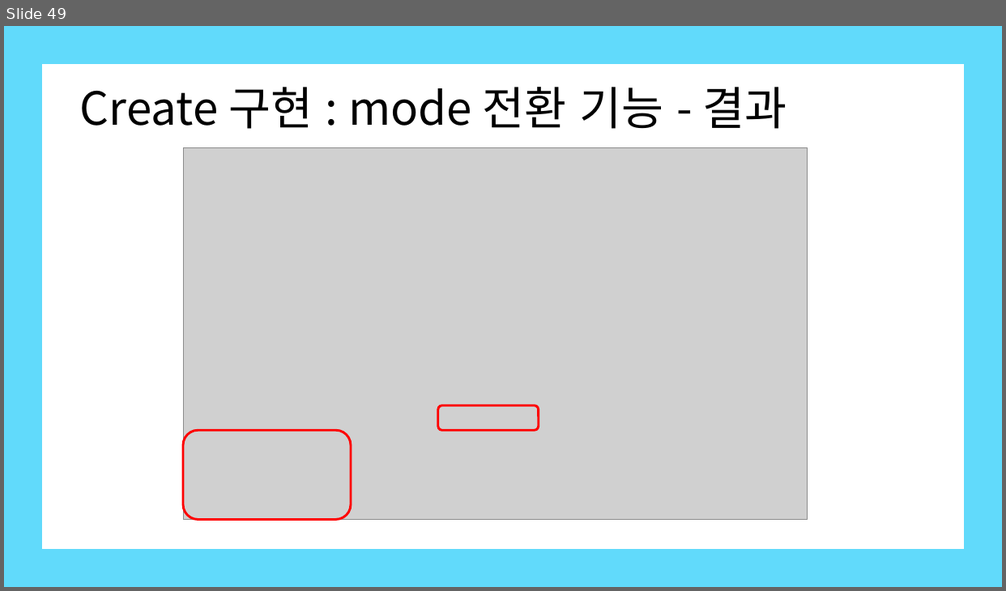
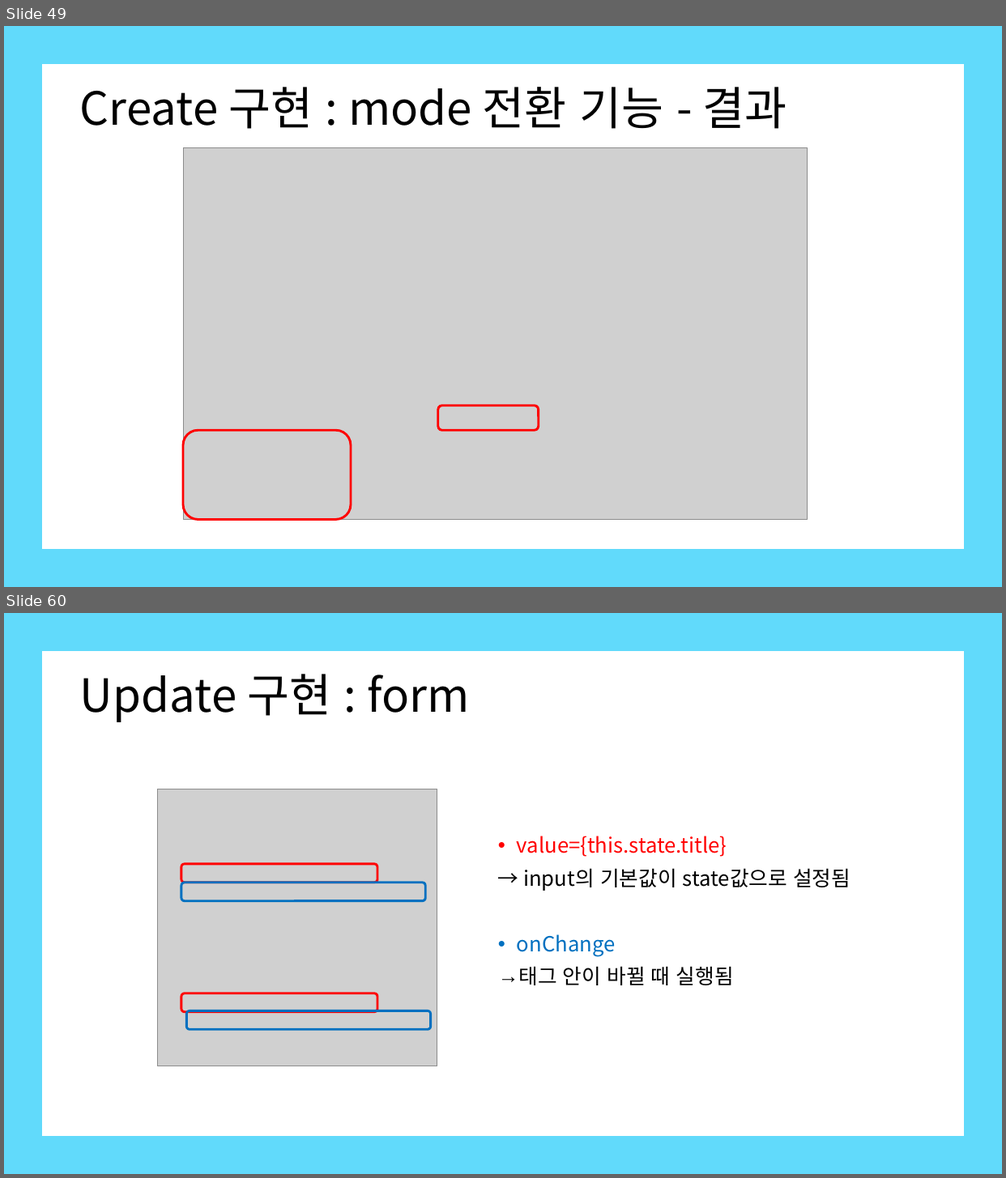
Before and after one commit to Kim-Ha-Jeong/ReactStudy, a slide deck: 생활코딩 - react.pptx. Shown one above the other, each under a label of ours: slide 49 before the commit, slides 49 and 60 after it; the slides between them are not shown. The pictures are 1006x591 and 1006x1178 pixels, drawn with LibreOffice and Linux fonts; fonts in the diff are those of the drawing; grey boxes stand for pictures. Boxes give left, top, right and bottom in pixels: in the first picture for what was removed or moved away, otherwise in the second. Text is boxed around its words. In the diff, an @@ line names an element or a change of style, - is before the commit and + after.

```diff
--- a/생활코딩 - react.pptx
+++ b/생활코딩 - react.pptx
@@ slide 60 added at (4, 613, 1002, 1174), background #FFFFFF @@
@@ title added at (80, 674, 469, 722), 44 pt, text #000000 @@
+Update 구현 : form
@@ picture added at (157, 789, 437, 1067) @@
@@ text added at (517, 836, 850, 986), 20 pt, text #000000 @@
+• value={this.state.title}
+→ input의 기본값이 state값으로 설정됨
+• onChange
+→ 태그 안이 바뀔 때 실행됨
@@ rounded rectangle added at (181, 864, 377, 883), outline #FF0000 2.25 pt @@
@@ rounded rectangle added at (181, 883, 425, 901), outline #0070C0 2.25 pt @@
@@ rounded rectangle added at (181, 994, 377, 1012), outline #FF0000 2.25 pt @@
@@ rounded rectangle added at (187, 1012, 431, 1030), outline #0070C0 2.25 pt @@
@@ group added at (4, 613, 1002, 1174): 4 rectangles @@
```
Also in this commit, not shown: 16 other slides added, 4 other files.
